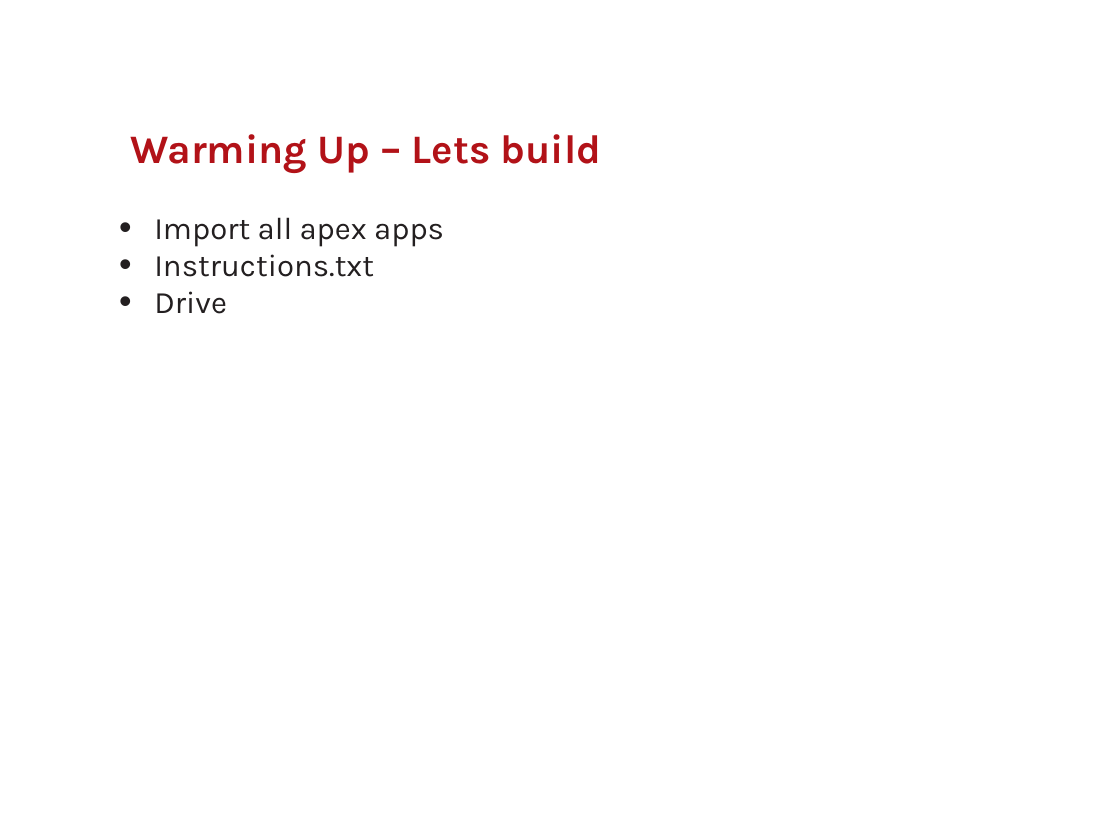
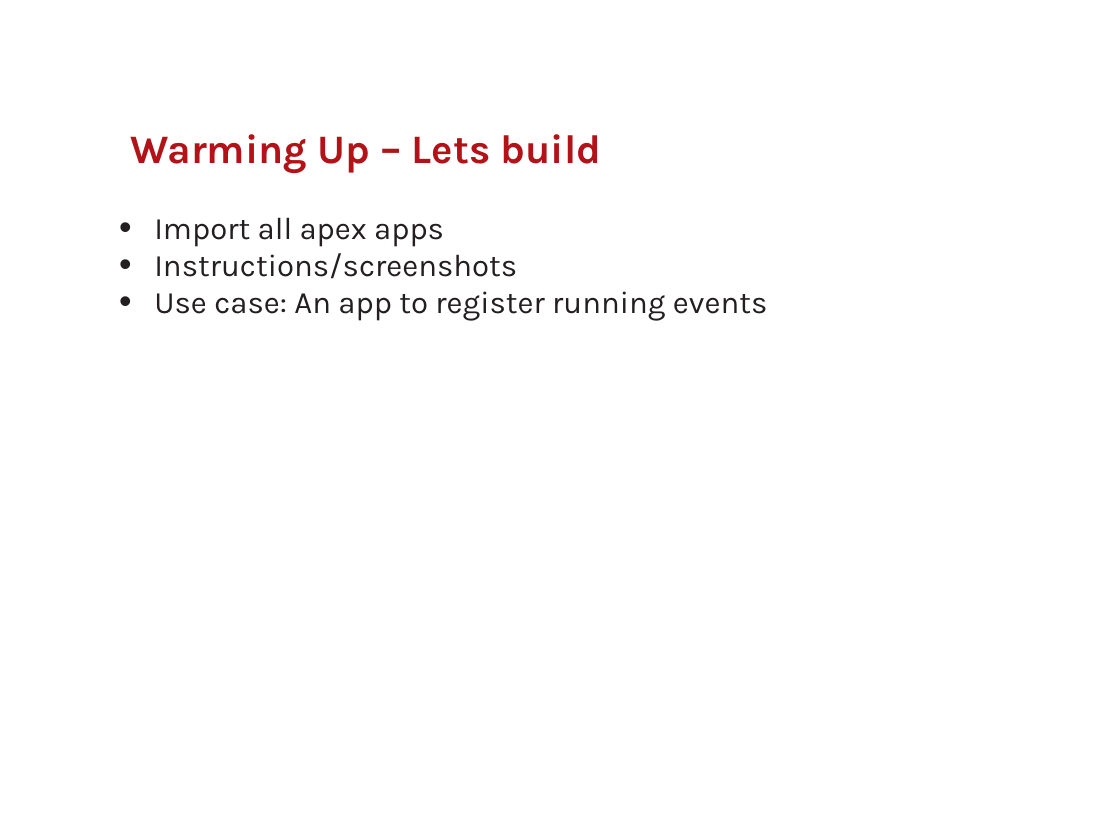
Before and after one commit to SullivanC137/Apex-Workshops, a slide deck: slide 6 of Going the distance/goingTheDistance.pptx. Drawn at 1120x840 pixels with LibreOffice and Linux fonts; fonts in the diff are those of the drawing; background and template pictures are left out. Boxes give left, top, right and bottom in pixels: in the first picture for what was removed or moved away, otherwise in the second. Text is boxed around its words. In the diff, an @@ line names an element or a change of style, - is before the commit and + after.

```diff
--- a/Going the distance/goingTheDistance.pptx
+++ b/Going the distance/goingTheDistance.pptx
@@ text at box(154, 253, 767, 321): text changed @@
-• Instructions.txt
-• Drive
+• Instructions/screenshots
+• Use case: An app to register running events
```
Also in this commit, not shown: 4 other slides changed, 3 other files.
